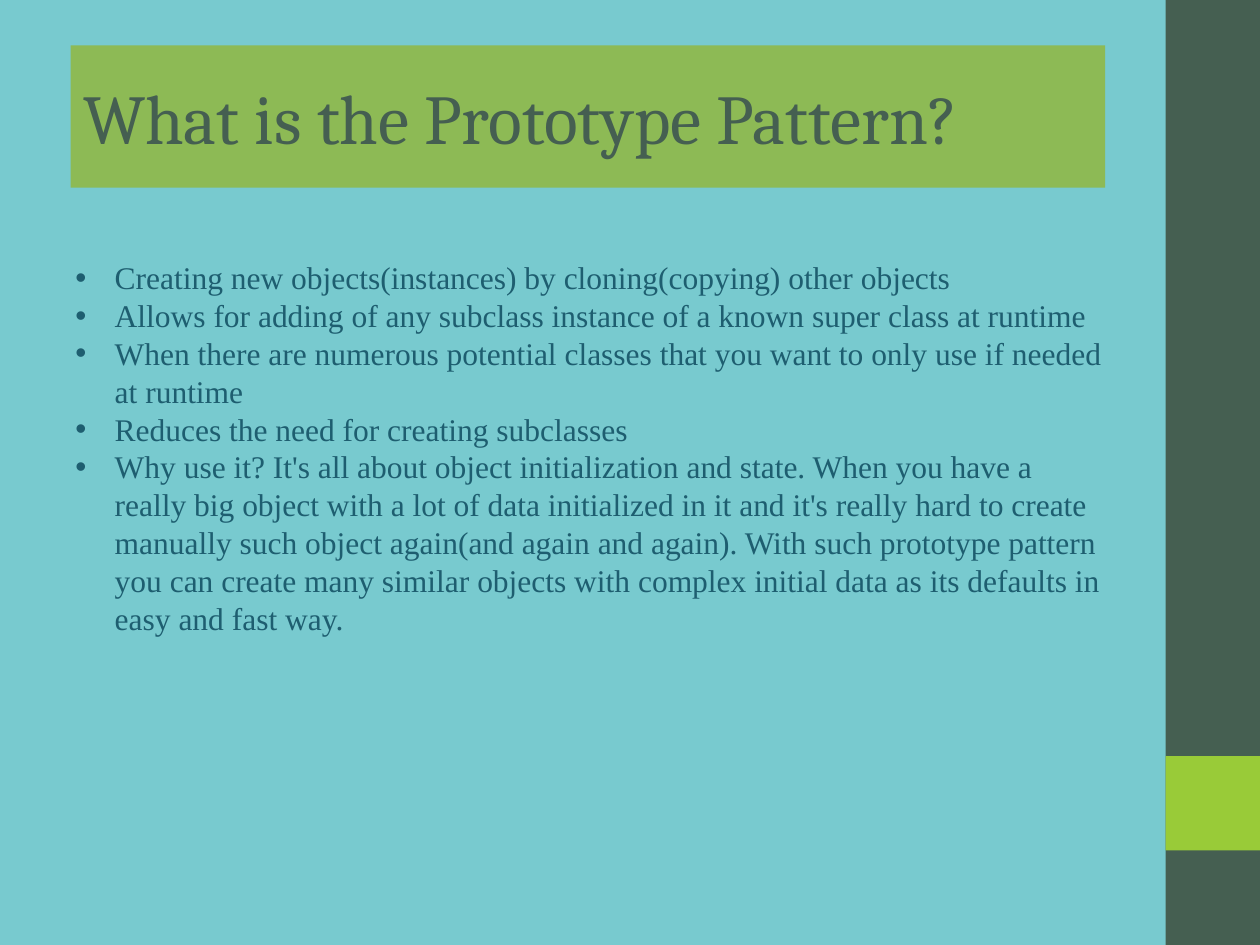
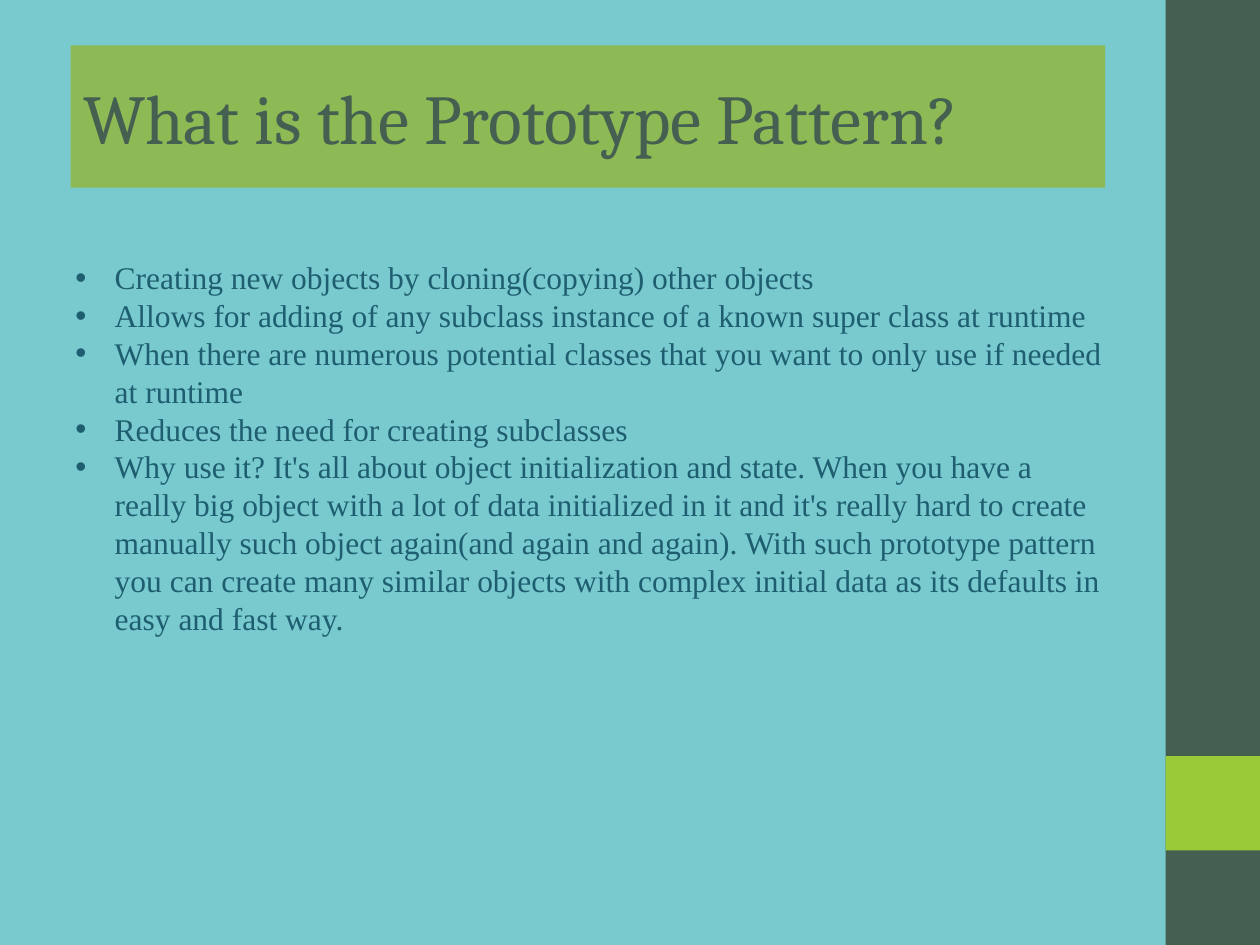
Before and after one commit to rzuniga64/java, a slide deck: slide 1 of design_patterns/src/prototype/docs/prototype.ppt. Drawn at 1260x945 pixels with LibreOffice and Linux fonts; fonts in the diff are those of the drawing. Boxes give left, top, right and bottom in pixels: in the first picture for what was removed or moved away, otherwise in the second. Text is boxed around its words. In the diff, an @@ line names an element or a change of style, - is before the commit and + after.

```diff
--- a/design_patterns/src/prototype/docs/prototype.ppt
+++ b/design_patterns/src/prototype/docs/prototype.ppt
@@ text at [115, 267, 814, 296]: text changed @@
-• Creating new objects(instances) by cloning(copying) other objects
+• Creating new objects by cloning(copying) other objects
```
